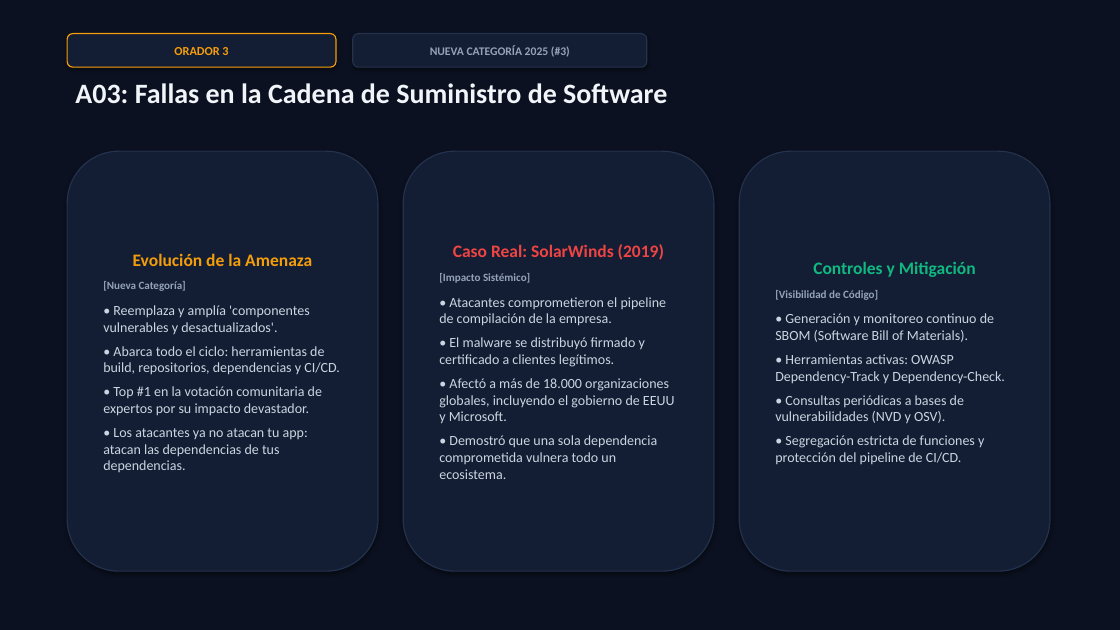
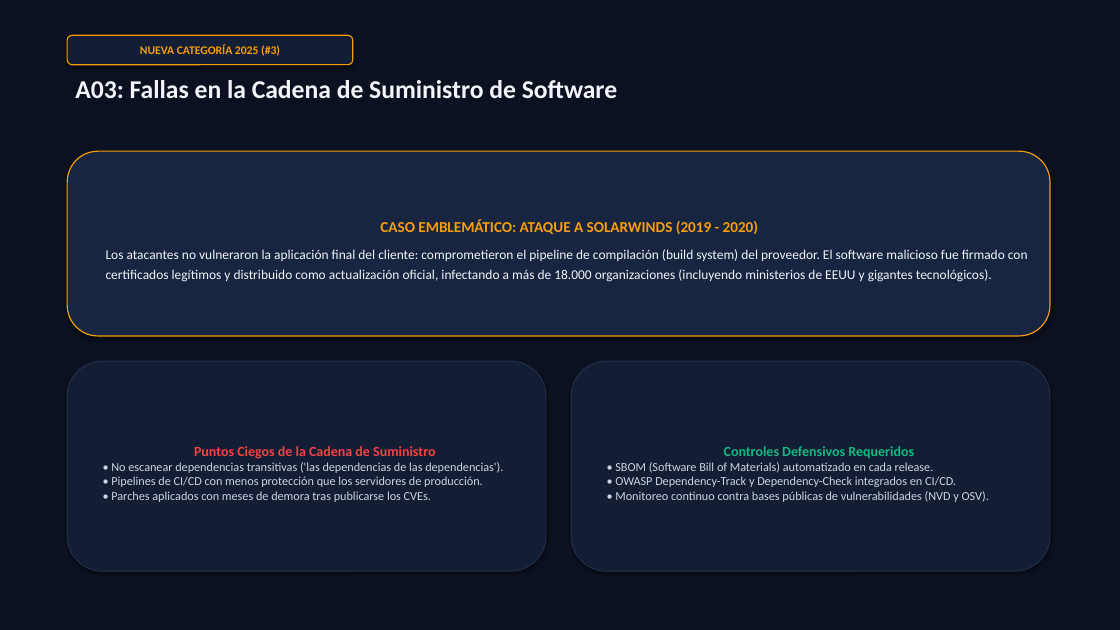
Before and after one commit to Vgarzaniti/SeguridadTP, a slide deck: slide 7 of OWASP_Top_10_2025_Presentacion.pptx. Drawn at 1120x630 pixels with LibreOffice and Linux fonts; fonts in the diff are those of the drawing. Boxes give left, top, right and bottom in pixels: in the first picture for what was removed or moved away, otherwise in the second. Text is boxed around its words. In the diff, an @@ line names an element or a change of style, - is before the commit and + after.

```diff
--- a/OWASP_Top_10_2025_Presentacion.pptx
+++ b/OWASP_Top_10_2025_Presentacion.pptx
@@ rounded rectangle "NUEVA CATEGORÍA 2025 (#3)": place and size @@
-rounded rectangle "NUEVA CATEGORÍA 2025 (#3)" at box(67, 34, 336, 67)
+rounded rectangle "NUEVA CATEGORÍA 2025 (#3)" at box(67, 35, 353, 65)
@@ text in rounded rectangle at box(140, 45, 280, 56): text changed; size 10.5 to 10 pt @@
-ORADOR 3
+NUEVA CATEGORÍA 2025 (#3)
@@ rounded rectangle removed at box(353, 34, 647, 67) @@
-NUEVA CATEGORÍA 2025 (#3)
@@ text "A03: Fallas en la Cadena ..." at box(75, 80, 617, 98): size 24 to 22 pt @@
@@ rounded rectangle added at box(67, 151, 1050, 336), fill #182541, outline #F59E0B 1 pt, 11.5 pt, text #F1F5F9 @@
+CASO EMBLEMÁTICO: ATAQUE A SOLARWINDS (2019 - 2020)
+Los atacantes no vulneraron la aplicación final del cliente: comprometieron el pipeline de compilación (build system) del proveedor. El software malicioso fue firmado con certificados legítimos y distribuido como actualización oficial, infectando a más de 18.000 organizaciones (incluyendo ministerios de EEUU y gigantes tecnológicos).
@@ rounded rectangle removed at box(403, 151, 714, 571) @@
-Caso Real: SolarWinds (2019)
-[Impacto Sistémico]
-• Atacantes comprometieron el pipeline de compilación de la empresa.
-• El malware se distribuyó firmado y certificado a clientes legítimos.
-• Afectó a más de 18.000 organizaciones globales, incluyendo el gobierno de EEUU y Microsoft.
-• Demostró que una sola dependencia comprometida vulnera todo un ecosistema.
@@ rounded rectangle "Puntos Ciegos de la Cadena ...": place and size @@
-rounded rectangle "Puntos Ciegos de la Cadena ..." at box(67, 151, 378, 571)
+rounded rectangle "Puntos Ciegos de la Cadena ..." at box(67, 361, 546, 571)
@@ rounded rectangle "Puntos Ciegos de la Cadena ..." at box(67, 361, 546, 571): outline #24324D 1 pt to #24324D 0.75 pt @@
@@ rounded rectangle "Controles Defensivos Requeridos" at box(571, 361, 1050, 571): outline #24324D 1 pt to #24324D 0.75 pt @@
@@ rounded rectangle "Controles Defensivos Requeridos": place and size @@
-rounded rectangle "Controles Defensivos Requeridos" at box(739, 151, 1050, 571)
+rounded rectangle "Controles Defensivos Requeridos" at box(571, 361, 1050, 571)
@@ text in rounded rectangle at box(111, 446, 503, 502): text changed; size 12 to 10.5 pt @@
-Evolución de la Amenaza
-[Nueva Categoría]
-• Reemplaza y amplía 'componentes vulnerables y desactualizados'.
-• Abarca todo el ciclo: herramientas de build, repositorios, dependencias y CI/CD.
-• Top #1 en la votación comunitaria de expertos por su impacto devastador.
-• Los atacantes ya no atacan tu app: atacan las dependencias de tus dependencias.
+Puntos Ciegos de la Cadena de Suministro
+• No escanear dependencias transitivas ('las dependencias de las dependencias').
+• Pipelines de CI/CD con menos protección que los servidores de producción.
+• Parches aplicados con meses de demora tras publicarse los CVEs.
@@ text in rounded rectangle at box(615, 446, 989, 502): text changed; size 12 to 10.5 pt @@
-Controles y Mitigación
-[Visibilidad de Código]
-• Generación y monitoreo continuo de SBOM (Software Bill of Materials).
-• Herramientas activas: OWASP Dependency-Track y Dependency-Check.
-• Consultas periódicas a bases de vulnerabilidades (NVD y OSV).
-• Segregación estricta de funciones y protección del pipeline de CI/CD.
+Controles Defensivos Requeridos
+• SBOM (Software Bill of Materials) automatizado en cada release.
+• OWASP Dependency-Track y Dependency-Check integrados en CI/CD.
+• Monitoreo continuo contra bases públicas de vulnerabilidades (NVD y OSV).
```
Also in this commit, not shown: 6 other slides changed, 6 slides added, 6 slides removed, 2 other files.
